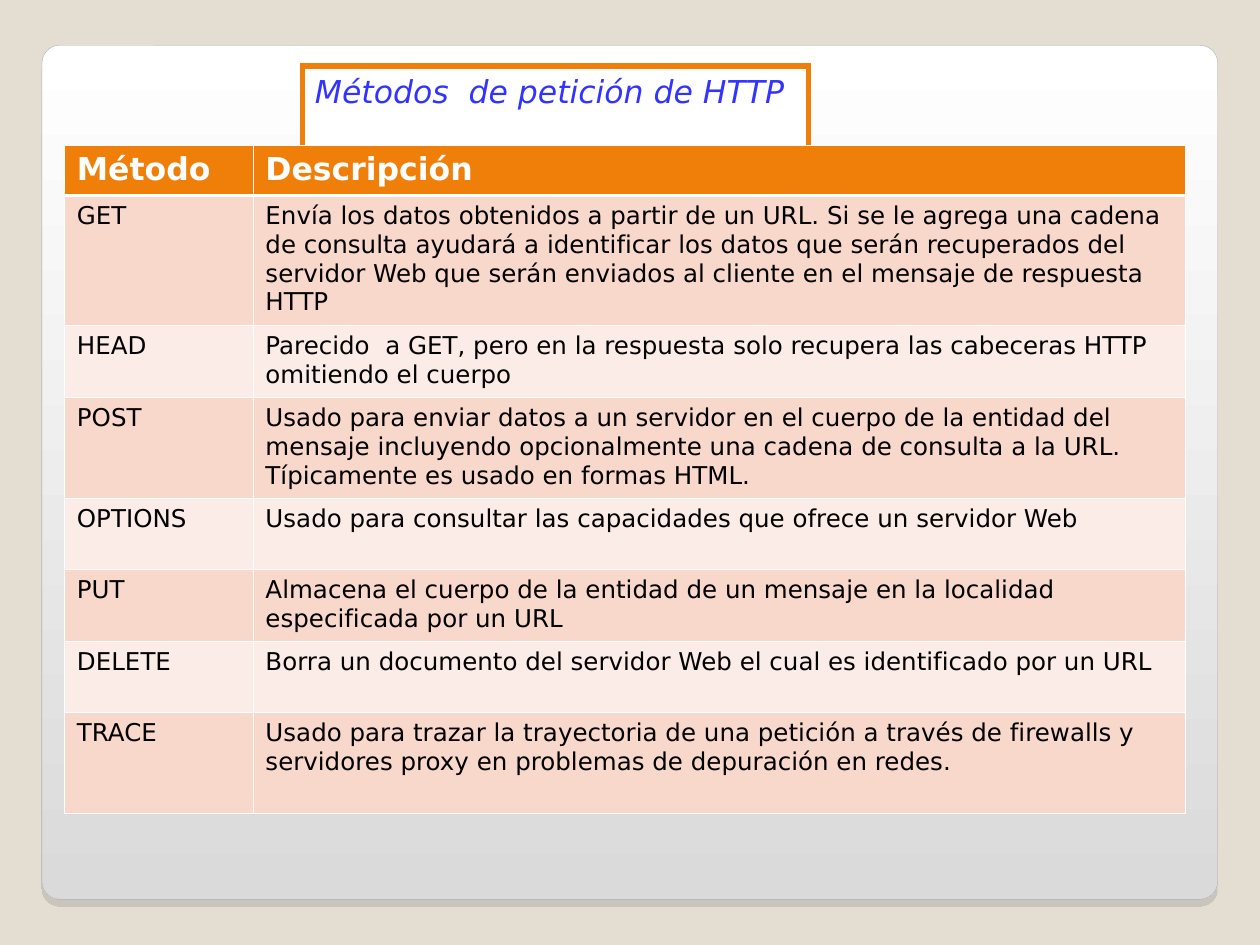
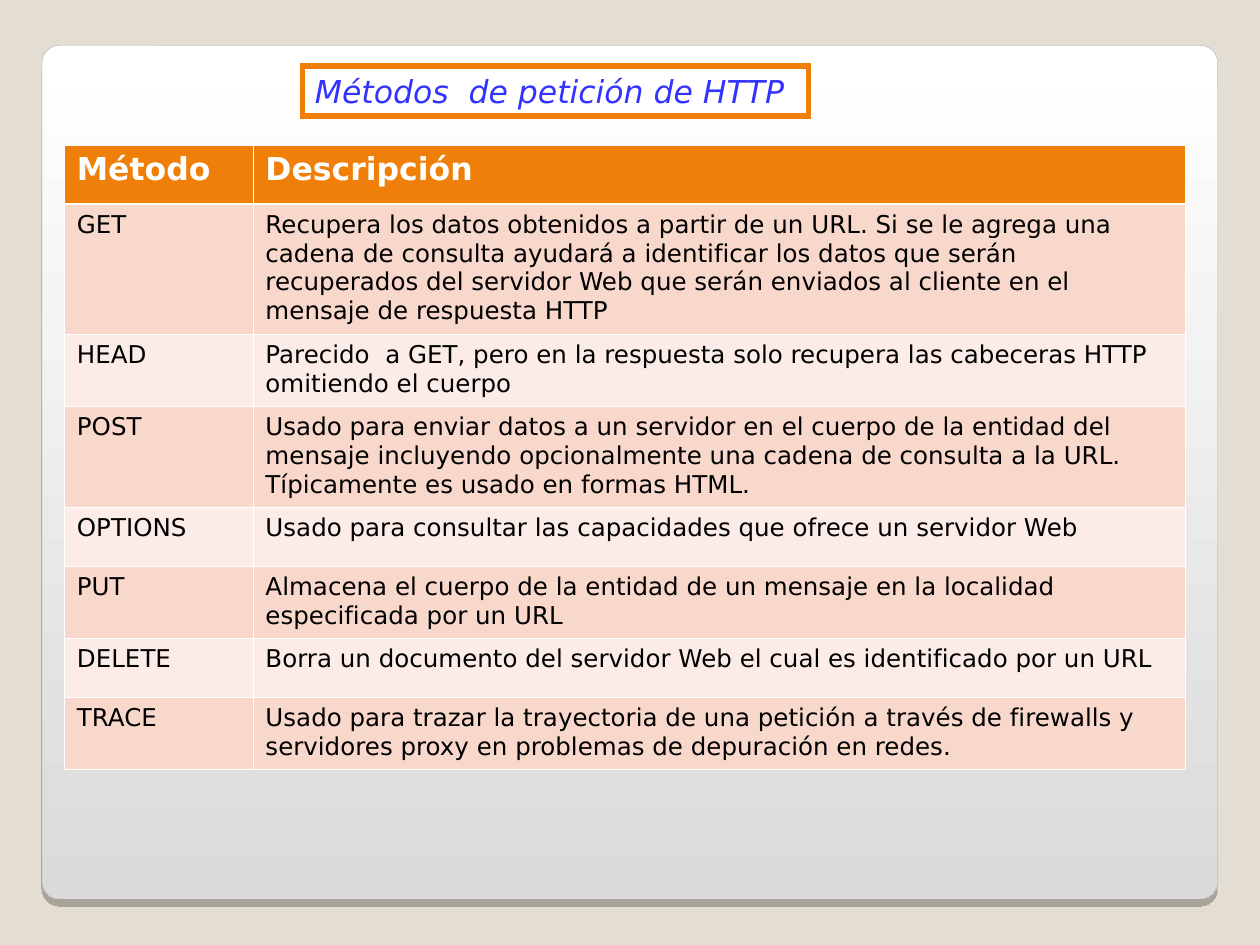
Before and after one commit to fhca/ProgWeb, a slide deck: slide 10 of PRESENTA/Tema 1 WEB Introduccion.ppt (slide 12 before the commit). Drawn at 1260x945 pixels with LibreOffice and Linux fonts; fonts in the diff are those of the drawing; background and template pictures are left out. Boxes give left, top, right and bottom in pixels: in the first picture for what was removed or moved away, otherwise in the second. Text is boxed around its words. In the diff, an @@ line names an element or a change of style, - is before the commit and + after.

```diff
--- a/PRESENTA/Tema 1 WEB Introduccion.ppt
+++ b/PRESENTA/Tema 1 WEB Introduccion.ppt
@@ rounded rectangle at (x1=42, y1=45, x2=1217, y2=900): shadow changed @@
@@ rectangle "Métodos de petición de HTTP" resized from (x1=302, y1=66, x2=809, y2=154) to (x1=302, y1=66, x2=809, y2=116) @@
@@ table at (x1=64, y1=145, x2=1186, y2=769) @@
-row 2, column 2: Envía los datos obtenidos a partir de un URL. Si se le agrega una cadena de consulta ayudará a identificar los datos que serán recuperados del servidor Web que serán enviados al cliente en el mensaje de respuesta HTTP
+row 2, column 2: Recupera los datos obtenidos a partir de un URL. Si se le agrega una cadena de consulta ayudará a identificar los datos que serán recuperados del servidor Web que serán enviados al cliente en el mensaje de respuesta HTTP
```
Also in this commit, not shown: 14 other slides changed, 2 slides removed, 9 other files.
